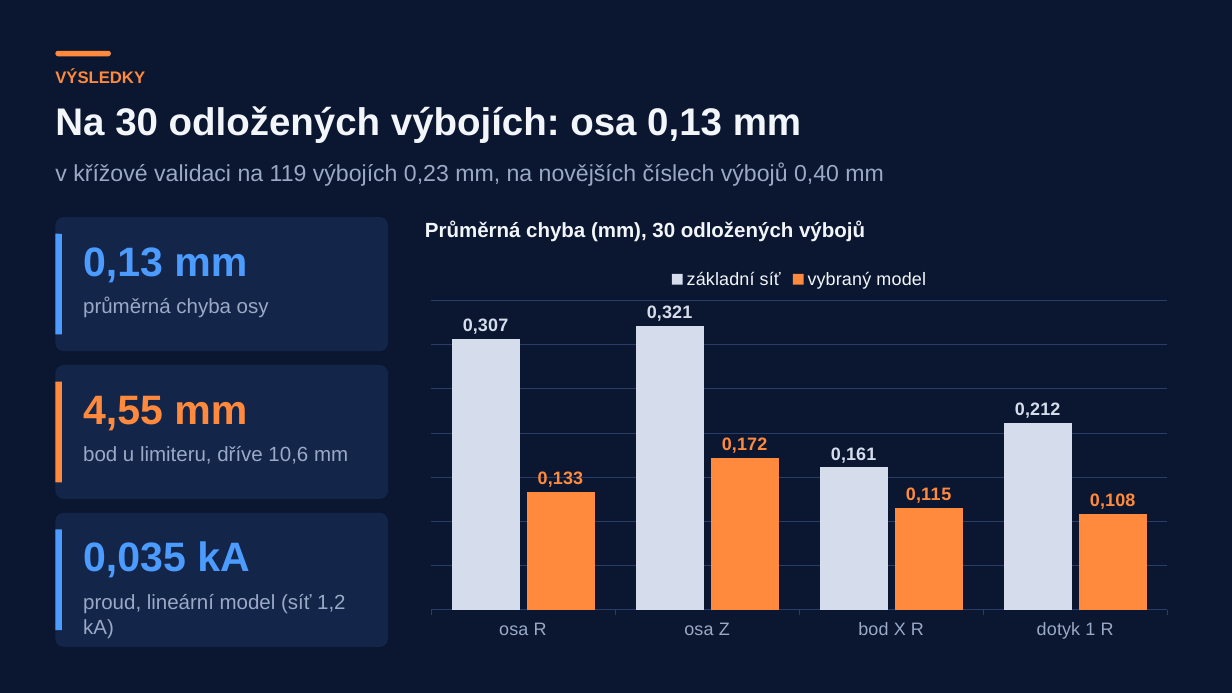
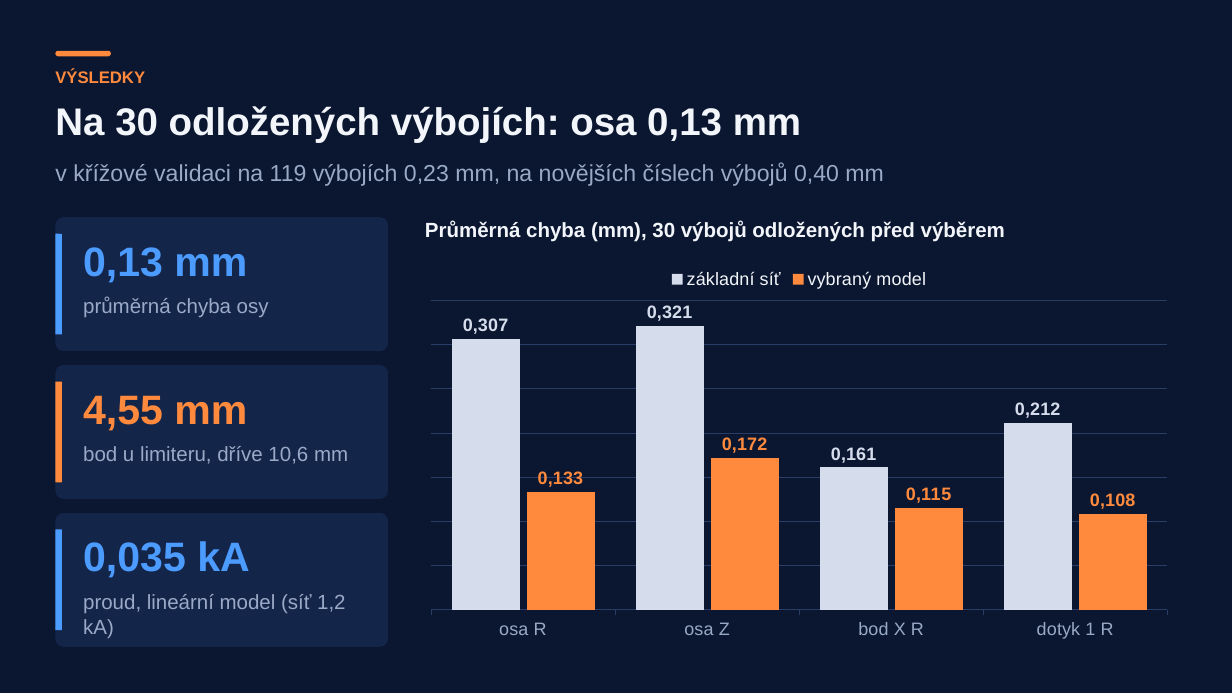
Before and after one commit to mschiller890/hackathon, a slide deck: slide 7 of presentation/deck/slides.pptx. Drawn at 1232x693 pixels with LibreOffice and Linux fonts; fonts in the diff are those of the drawing. Boxes give left, top, right and bottom in pixels: in the first picture for what was removed or moved away, otherwise in the second. Text is boxed around its words. In the diff, an @@ line names an element or a change of style, - is before the commit and + after.

```diff
--- a/presentation/deck/slides.pptx
+++ b/presentation/deck/slides.pptx
@@ text at <box>425,221,1005,242</box>: text changed @@
-Průměrná chyba (mm), 30 odložených výbojů
+Průměrná chyba (mm), 30 výbojů odložených před výběrem
```
Also in this commit, not shown: 3 other slides changed, 1 other file.
